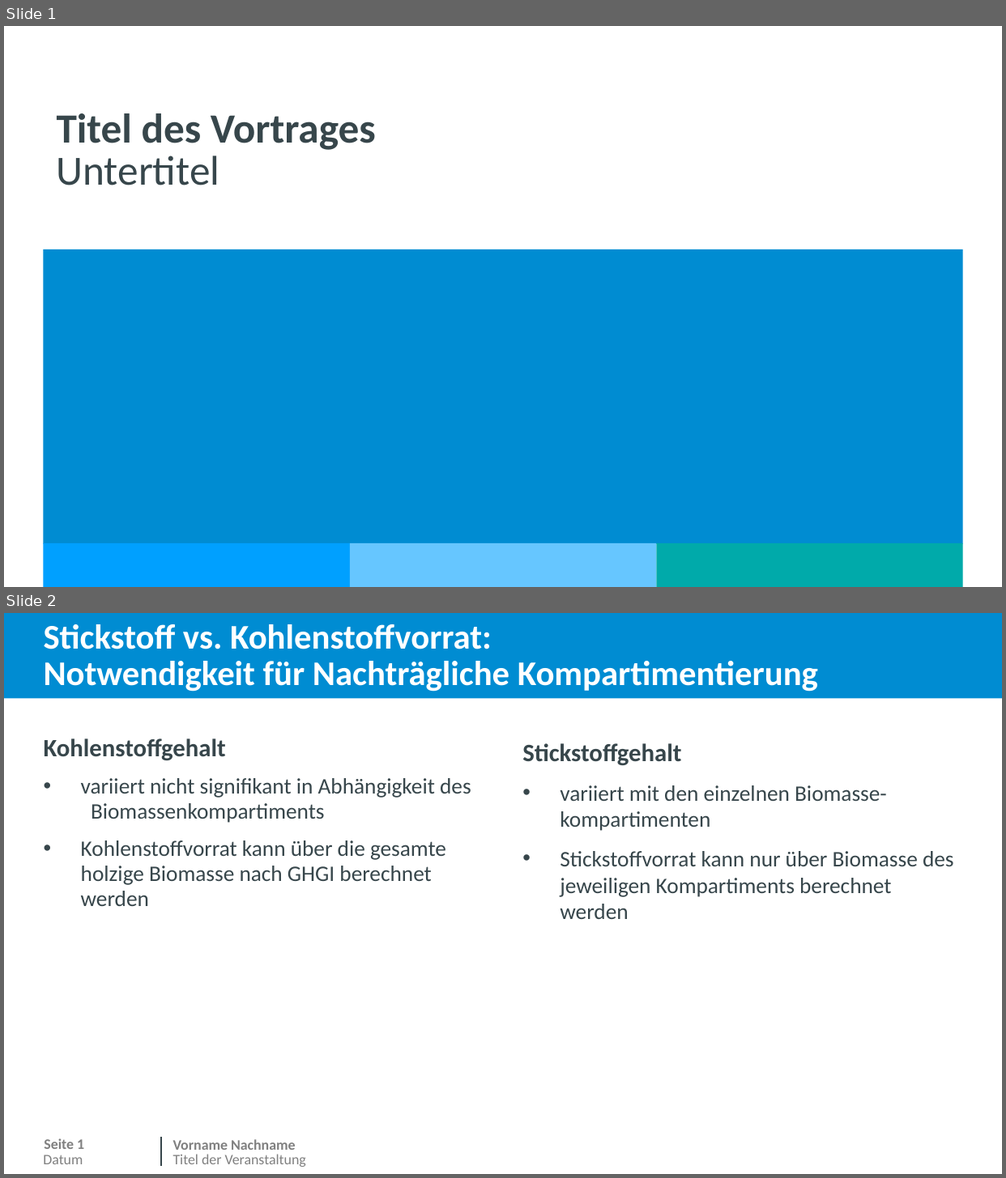
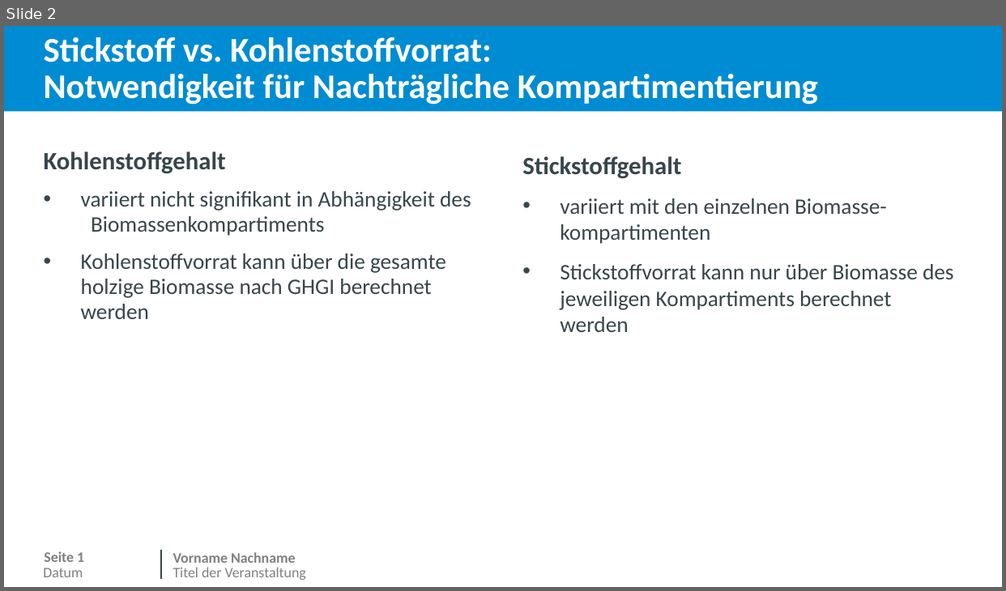
Before and after one commit to JetteGercken/TI_BZE_BE_analysis, a slide deck: info/biomasse_vergleich_MoMoK_BE.pptx. Shown one above the other, each under a label of ours: slides 1 and 2 before the commit, slide 2 after it. The pictures are 1006x1178 and 1006x591 pixels, drawn with LibreOffice and Linux fonts; fonts in the diff are those of the drawing; background and template pictures are left out. Boxes give left, top, right and bottom in pixels: in the first picture for what was removed or moved away, otherwise in the second. Text is boxed around its words. In the diff, an @@ line names an element or a change of style, - is before the commit and + after.

```diff
--- a/info/biomasse_vergleich_MoMoK_BE.pptx
+++ b/info/biomasse_vergleich_MoMoK_BE.pptx
@@ slide 1 removed at (4,26,1002,587), background #FFFFFF @@
@@ rectangle removed at (4,26,1002,586) @@
@@ text removed at (57,113,376,150) @@
-Titel des Vortrages
@@ text removed at (57,156,220,186) @@
-Untertitel
@@ rectangle removed at (43,250,963,544) @@
@@ rectangle removed at (43,544,349,587) @@
@@ rectangle removed at (349,544,655,587) @@
@@ rectangle removed at (657,544,963,587) @@
```
Also in this commit, not shown: 1 slide changed, 1 slide added, 2 other files.
